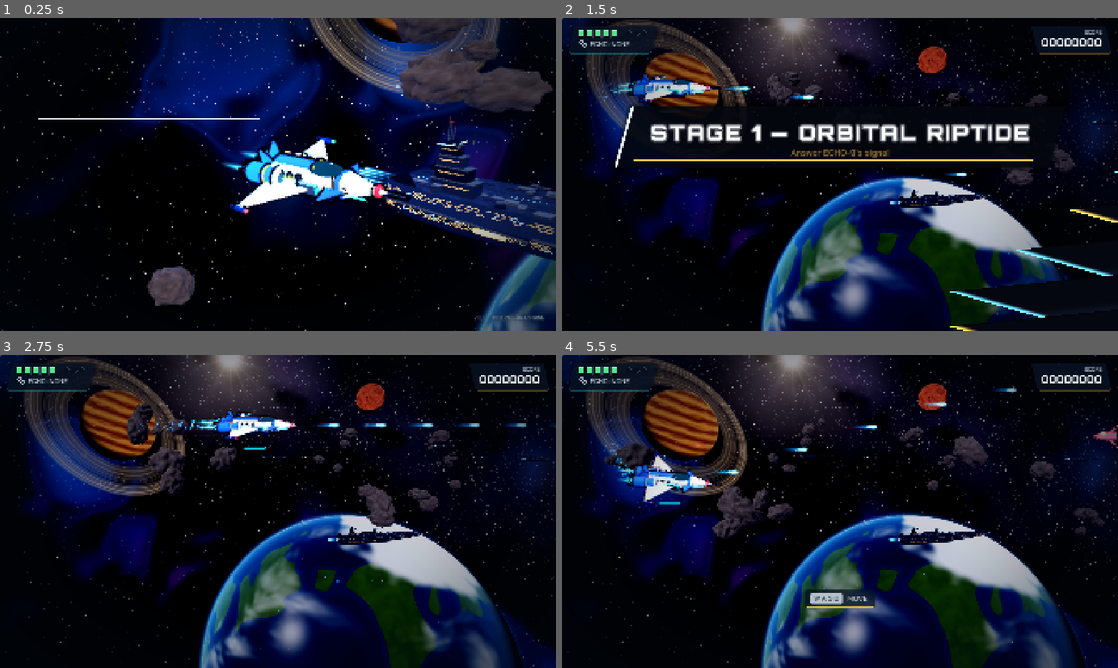
Above: before the commit, frames 1-4 (two rows, left to right).
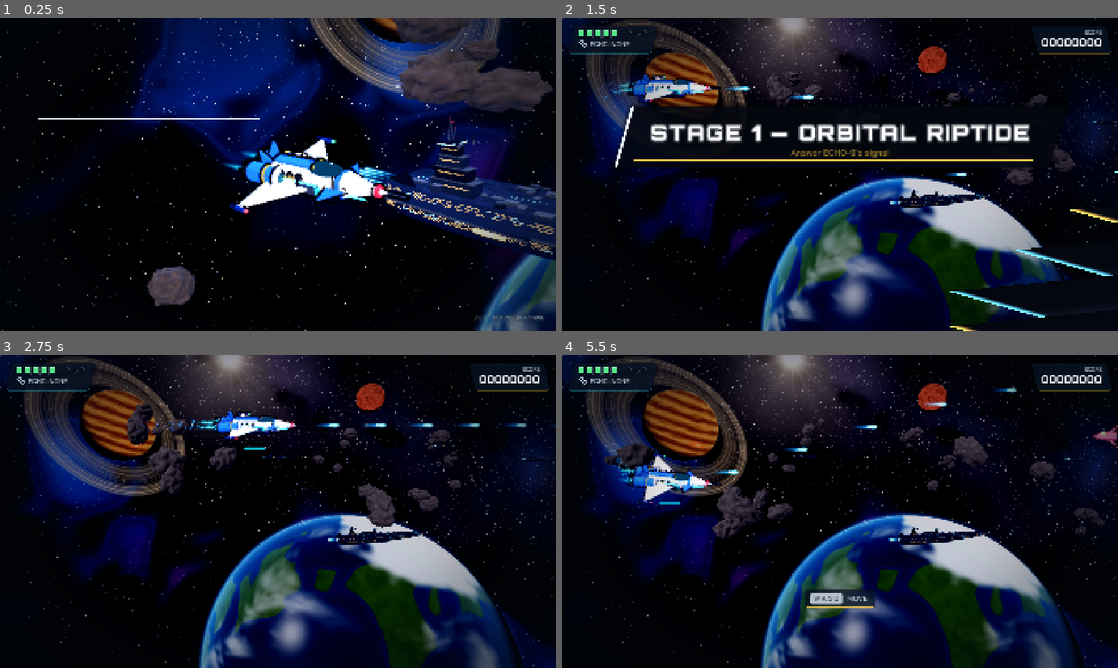
Above: after the commit, the same moments.

Repository: NikolasKorakidis/Mecha-Techa-Soldier
Game: Godot game, scene res://main/main.tscn
Same seed, same stepped clock (60 frames per second), same inputs: the game is played once before the commit and once after it.
Inputs (mouse positions are in pixels of both pictures, inside the frame that each line leads up to):
- Up to frame 1 (0.25 s): no input
- Up to frame 2 (1.5 s): tap Enter at 0.5 s; move the mouse to (962, 158) at 0.52 s; hold D (move_right) 0.53-1.25 s; hold J (fire) 0.53-1.25 s; click (962, 158) at 0.67 s; tap Space (jump) at 0.77, 1.07 s; drag from (728, 190) to (812, 237) at 1.27 s
- Up to frame 3 (2.75 s): move the mouse to (333, 442) at 2.02 s; hold D (move_right) from 2.03 s (still down); hold J (fire) from 2.03 s (still down); tap L (echo) at 2.1 s
- Up to frame 4 (5.5 s): release D (move_right) at 2.75 s; release J (fire) at 2.75 s; drag from (812, 574) to (673, 464) at 2.77 s; move the mouse to (1006, 558) at 3.52 s; hold A (move_left) 3.53-4.25 s; hold J (fire) 3.53-4.25 s; tap I (special) at 3.6 s; tap Space (jump) at 3.77, 4.07 s; drag from (673, 464) to (756, 433) at 4.27 s; move the mouse to (867, 511) at 5.02 s; hold S (move_down) from 5.03 s (still down); hold J (fire) from 5.03 s (still down); tap 8 at 5.1 s; click (867, 511) at 5.17 s

The runs differ from the first frame. In frame 1, 1.0% of the frame differs, in the area x 39-60%, y 38-63%; in frame 2, less than 0.1%; in frame 3, 0.2%; in frame 4, 0.2%.

Commit message:
Clean HDR bloom on desktop (Forward+)
Forward+ previews (software Vulkan) showed blown-out glows: tight glow mip levels and a luminance
cap for every environment, a hue-preserving brightness cap in the additive glow shaders, calmer
Kestrel flames, trails, space dust and explosion lights, and 2x MSAA + SMAA instead of 4x MSAA
(4x turned sub-pixel slivers into fireflies the glow smeared into white bars).

Co-Authored-By: Claude Opus 5.5 <noreply@anthropic.com>
Claude-Session: https://claude.ai/code/session_01PVvv6XH9MFznwUdwK1tWZd

Diff:
--- a/art/environments/environment_binder.gd
+++ b/art/environments/environment_binder.gd
@@ -1,6 +1,19 @@
+class_name EnvironmentBinder
 extends WorldEnvironment
 ## Applies video settings to this scene's environment, its directional lights and the
-## viewport, and keeps them in sync. HIGH graphics: key-light shadows, SSAO, 4x MSAA.
+## viewport, and keeps them in sync. HIGH graphics: key-light shadows, SSAO, SMAA (always 2x MSAA).
+## Every environment gets the same tight bloom (apply_tight_glow).
+
+## Controlled bloom: only the small mip levels, so neon, bullets and engines get a halo instead
+## of smearing into white bars (Forward+ HDR runs much hotter than the Compatibility renderer).
+static func apply_tight_glow(env: Environment) -> void:
+	var levels := [0.0, 1.0, 0.75, 0.35, 0.0, 0.0, 0.0]
+	for i in levels.size():
+		env.set_glow_level(i, levels[i])
+	env.glow_hdr_threshold = maxf(env.glow_hdr_threshold, 1.1)
+	# Stray HDR fireflies must never bloom into shapes.
+	env.glow_hdr_luminance_cap = 6.0
+
 
 func _ready() -> void:
 	Settings.changed.connect(_apply)
@@ -11,11 +24,15 @@
 	var high := Settings.high_graphics
 	if environment:
 		environment.glow_enabled = Settings.glow_enabled
+		apply_tight_glow(environment)
 		environment.ssao_enabled = high
 		environment.ssao_radius = 1.2
 		environment.ssao_intensity = 1.6
 		environment.ssao_light_affect = 0.2
-	get_viewport().msaa_3d = Viewport.MSAA_4X if high else Viewport.MSAA_2X
+	# 2x MSAA + SMAA on HIGH: 4x MSAA turned sub-pixel slivers into HDR fireflies that the glow
+	# smeared into white bars (seen on the software Vulkan driver); SMAA cleans edges without it.
+	get_viewport().msaa_3d = Viewport.MSAA_2X
+	get_viewport().screen_space_aa = Viewport.SCREEN_SPACE_AA_SMAA if high else Viewport.SCREEN_SPACE_AA_DISABLED
 	# Only the key light casts shadows; the rim light stays a cheap fill.
 	for light in get_parent().get_children():
 		if light is DirectionalLight3D and light.name == &"KeyLight":
--- a/art/models/kestrel_model.gd
+++ b/art/models/kestrel_model.gd
@@ -121,10 +121,10 @@
 		for p in 6:
 			var a := TAU * p / 6.0
 			ModelKit.box(engine, Vector3(0.14, 0.05, 0.02), Vector3(-0.7, cos(a) * 0.2, sin(a) * 0.2), metal, Vector3(rad_to_deg(a), 0, 0))
-		var nozzle := ModelKit.emissive(Palette.PLAYER_ENERGY, 2.6)
+		var nozzle := ModelKit.emissive(Palette.PLAYER_ENERGY, 1.8)
 		_nozzles.append(nozzle)
 		ModelKit.cylinder(engine, 0.17, 0.17, 0.03, Vector3(-0.68, 0.0, 0.0), nozzle, Vector3(0, 0, 90), 12)
-		var flame_material := ModelKit.glow(Palette.PLAYER_ENERGY.lerp(Color.WHITE, 0.25), 2.2, ModelKit.GlowShape.STREAK)
+		var flame_material := ModelKit.glow(Palette.PLAYER_ENERGY.lerp(Color.WHITE, 0.1), 1.4, ModelKit.GlowShape.STREAK)
 		_flame_materials.append(flame_material)
 		var flame := ModelKit.quad(engine, Vector2(1.0, 0.34), Vector3(-1.2, 0.0, 0.02), flame_material)
 		_flames.append(flame)
@@ -202,7 +202,7 @@
 		var flame := _flames[i]
 		flame.scale = Vector3(length, 0.8 + 0.2 * flicker, 1.0)
 		flame.position.x = -0.72 - length * 0.5
-		_nozzles[i].emission_energy_multiplier = (0.6 if cut else 2.6)
+		_nozzles[i].emission_energy_multiplier = (0.5 if cut else 1.8)
 	# Nav lights blink in turn.
 	for i in _nav_lights.size():
 		_nav_lights[i].emission_energy_multiplier = 4.0 if fmod(_time + i * 0.5, 1.0) < 0.12 else 0.8
--- a/art/shaders/additive_glow.gdshader
+++ b/art/shaders/additive_glow.gdshader
@@ -5,6 +5,7 @@
 
 uniform vec4 tint : source_color = vec4(0.3, 0.8, 1.0, 1.0);
 uniform float energy = 1.5;
+uniform float max_brightness = 1.3;
 // 0 = radial blob, 1 = streak (bright head at UV.x = 1), 2 = ring, 3 = flame cone (UV.y along length)
 uniform int shape = 0;
 uniform float ring_radius = 0.8;
@@ -22,5 +23,10 @@
 	} else {
 		a = pow(clamp(1.0 - UV.y, 0.0, 1.0), 1.6);
 	}
-	ALBEDO = tint.rgb * COLOR.rgb * energy * a * tint.a * COLOR.a;
+	vec3 c = tint.rgb * COLOR.rgb * energy * a * tint.a * COLOR.a;
+	// Hue-preserving cap: Forward+ adds in HDR, where stacked glows would tonemap to white and
+	// bloom into bars; the Compatibility renderer clamps each quad at 1.0. Cap near that, with a
+	// little headroom so the brightest cores still bloom softly.
+	float peak = max(max(c.r, c.g), max(c.b, 1e-4));
+	ALBEDO = c * min(1.0, max_brightness / peak);
 }
--- a/art/shaders/additive_glow_billboard.gdshader
+++ b/art/shaders/additive_glow_billboard.gdshader
@@ -5,6 +5,7 @@
 
 uniform vec4 tint : source_color = vec4(0.3, 0.8, 1.0, 1.0);
 uniform float energy = 1.5;
+uniform float max_brightness = 1.3;
 // 0 = radial blob, 1 = streak (bright head at UV.x = 1), 2 = ring, 3 = flame cone (UV.y along length)
 uniform int shape = 0;
 uniform float ring_radius = 0.8;
@@ -27,5 +28,10 @@
 	} else {
 		a = pow(clamp(1.0 - UV.y, 0.0, 1.0), 1.6);
 	}
-	ALBEDO = tint.rgb * COLOR.rgb * energy * a * tint.a * COLOR.a;
+	vec3 c = tint.rgb * COLOR.rgb * energy * a * tint.a * COLOR.a;
+	// Hue-preserving cap: Forward+ adds in HDR, where stacked glows would tonemap to white and
+	// bloom into bars; the Compatibility renderer clamps each quad at 1.0. Cap near that, with a
+	// little headroom so the brightest cores still bloom softly.
+	float peak = max(max(c.r, c.g), max(c.b, 1e-4));
+	ALBEDO = c * min(1.0, max_brightness / peak);
 }
--- a/levels/shared/perspective_backdrop.gd
+++ b/levels/shared/perspective_backdrop.gd
@@ -150,7 +150,8 @@
 	_viewport.size = _render_size()
 	_viewport.own_world_3d = true
 	_viewport.render_target_update_mode = SubViewport.UPDATE_ALWAYS
-	_viewport.msaa_3d = Viewport.MSAA_4X if Settings.high_graphics else Viewport.MSAA_2X
+	_viewport.msaa_3d = Viewport.MSAA_2X
+	_viewport.screen_space_aa = Viewport.SCREEN_SPACE_AA_SMAA if Settings.high_graphics else Viewport.SCREEN_SPACE_AA_DISABLED
 	_viewport.use_debanding = true
 	add_child(_viewport)
 	get_viewport().size_changed.connect(func() -> void: _viewport.size = _render_size())
@@ -172,6 +173,7 @@
 	_env.glow_bloom = 0.04
 	_env.glow_hdr_threshold = 1.1
 	_env.glow_blend_mode = Environment.GLOW_BLEND_MODE_SCREEN
+	EnvironmentBinder.apply_tight_glow(_env)
 	world_env.environment = _env
 	_viewport.add_child(world_env)
 	var sun := DirectionalLight3D.new()
@@ -239,19 +241,19 @@
 ## Fine dust and ice glinting past the camera: the sense of speed at every depth.
 func _build_dust() -> void:
 	var quad := QuadMesh.new()
-	quad.size = Vector2(0.35, 0.35)
+	quad.size = Vector2(0.14, 0.14)
 	var mm := MultiMesh.new()
 	mm.transform_format = MultiMesh.TRANSFORM_3D
 	mm.mesh = quad
 	mm.instance_count = 320
 	_dust = MultiMeshInstance3D.new()
 	_dust.multimesh = mm
-	_dust.material_override = ModelKit.glow_billboard(Color(0.7, 0.8, 1.0), 0.9)
+	_dust.material_override = ModelKit.glow_billboard(Color(0.7, 0.8, 1.0), 0.45)
 	_dust.custom_aabb = AABB(Vector3(-1e5, -1e4, -1e4), Vector3(2e5, 2e4, 2e4))
 	_viewport.add_child(_dust)
 	_dust_pos.resize(mm.instance_count)
 	for i in mm.instance_count:
-		_dust_pos[i] = Vector3(_rng.randf_range(-60, 160), _rng.randf_range(-45, 35), _rng.randf_range(-8, -140))
+		_dust_pos[i] = Vector3(_rng.randf_range(-60, 160), _rng.randf_range(-45, 35), _rng.randf_range(-22, -140))
 		mm.set_instance_transform(i, Transform3D(Basis.IDENTITY.scaled(Vector3.ONE * _rng.randf_range(0.5, 1.6)), _dust_pos[i]))
 
 
--- a/ui/title/title_backdrop.gd
+++ b/ui/title/title_backdrop.gd
@@ -30,9 +30,9 @@
 	add_child(kestrel)
 	var engine_light := OmniLight3D.new()
 	engine_light.light_color = Palette.PLAYER_ENERGY
-	engine_light.light_energy = 2.0
-	engine_light.omni_range = 4.0
-	engine_light.position = Vector3(-2.4, 0.0, 0.0)
+	engine_light.light_energy = 0.5
+	engine_light.omni_range = 2.5
+	engine_light.position = Vector3(-2.8, 0.0, -0.3)
 	kestrel.add_child(engine_light)
 	_warship = WarshipModel.new()
 	_warship.runway = true
@@ -80,9 +80,9 @@
 	env.ambient_light_color = Color(0.45, 0.52, 0.8)
 	env.ambient_light_energy = 0.7
 	env.glow_enabled = true
-	env.glow_intensity = 0.8
-	env.glow_bloom = 0.05
-	env.glow_hdr_threshold = 1.0
+	env.glow_intensity = 0.6
+	env.glow_bloom = 0.02
+	env.glow_hdr_threshold = 1.25
 	env.fog_enabled = false
 	world_environment.environment = env
 
--- a/vfx/engine_trail.gd
+++ b/vfx/engine_trail.gd
@@ -9,7 +9,7 @@
 func _ready() -> void:
 	var quad := QuadMesh.new()
 	quad.size = Vector2.ONE * mote_size
-	quad.material = ModelKit.glow(Color.WHITE, 1.3)
+	quad.material = ModelKit.glow(Color.WHITE, 0.8)
 	mesh = quad
 	local_coords = false
 	amount = 28
--- a/vfx/fireball.gd
+++ b/vfx/fireball.gd
@@ -64,7 +64,7 @@
 static func light_flash(parent: Node3D, size: float) -> void:
 	var light := OmniLight3D.new()
 	light.light_color = Color(1.0, 0.62, 0.3)
-	light.light_energy = 3.0 * ArtStyle.flash_scale()
+	light.light_energy = 1.6 * ArtStyle.flash_scale()
 	light.omni_range = 5.0 * size + 3.0
 	light.shadow_enabled = false
 	parent.add_child(light)
